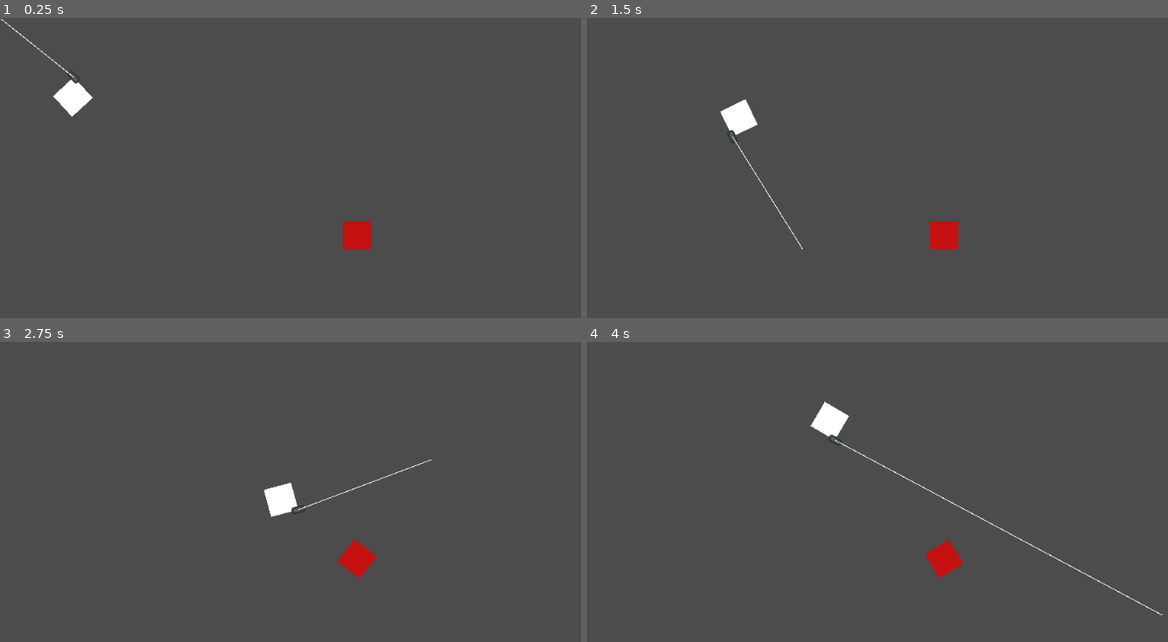
Above: before the commit, frames 1-4 (two rows, left to right).
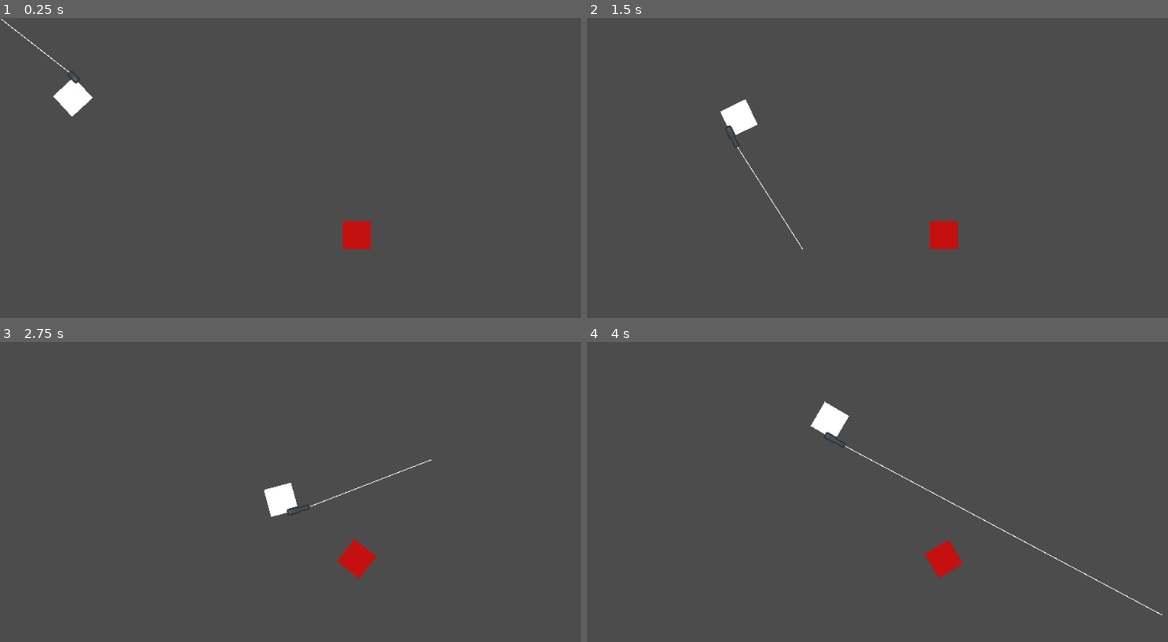
Above: after the commit, the same moments.

Repository: Eniiqz/CubeZ
Game: Godot game, scene res://World/World.tscn
Two runs of this game, one before a commit and one after it. Both use one fixed random seed, a clock stepped at 60 frames per second and the inputs below.
Inputs (mouse positions are in pixels of both pictures, inside the frame that each line leads up to):
- Up to frame 1 (0.25 s): no input
- Up to frame 2 (1.5 s): tap Enter at 0.5 s; move the mouse to (1104, 207) at 0.52 s; hold D (move_right) 0.53-1.28 s; tap 1 (weapon_slot_1) at 0.6 s; tap 2 (weapon_slot_2) at 0.8, 1.35 s; move the mouse to (801, 249) at 1.27 s; hold S (move_down) from 1.28 s (still down)
- Up to frame 3 (2.75 s): tap 1 (weapon_slot_1) at 1.55 s; move the mouse to (429, 459) at 2.02 s; release S (move_down) at 2.03 s; hold D (move_right) from 2.03 s (still down); hold Shift (move_sprint) from 2.03 s (still down); tap 2 (weapon_slot_2) at 2.3 s
- Up to frame 4 (4 s): move the mouse to (912, 636) at 2.77 s; release D (move_right) at 2.78 s; release Shift (move_sprint) at 2.78 s; hold W (move_up) 2.78-3.53 s; click (912, 636) at 2.85 s; tap 1 (weapon_slot_1) at 3.05, 3.6 s; move the mouse to (1162, 615) at 3.52 s; hold A (move_left) from 3.53 s (still down); tap 2 (weapon_slot_2) at 3.8 s

The runs differ from the first frame. In frame 1, less than 0.1% of the frame differs, in the area x 0-13%, y 1-21%; in frame 2, 0.1%; in frame 3, 0.1%; in frame 4, 0.2%, in the area x 40-96%, y 29-87%.

Commit message:
Added SMG, fixed line drawing, SMG does damage

Diff:
--- a/Player/Player.tscn
+++ b/Player/Player.tscn
@@ -24,13 +24,12 @@
 script = ExtResource( 3 )
 
 [node name="Pistol" parent="WeaponManager" instance=ExtResource( 2 )]
-position = Vector2( 20, 20 )
-z_index = 5
 default_ammo_in_mag = 8
 default_ammo_reserve = 80
 fire_rate = 500
 damage = 23
 max_range = 850
+reload_time = 2.4
 
 [node name="Sprite" parent="WeaponManager/Pistol" index="1"]
 texture = ExtResource( 4 )
@@ -39,6 +38,7 @@
 position = Vector2( 9.5, 0 )
 
 [node name="SMG" parent="WeaponManager" instance=ExtResource( 5 )]
+max_range = 900
 
 [node name="Reload" parent="WeaponManager/SMG" index="4"]
 one_shot = false
--- a/Weapons/SMG/SMG.tscn
+++ b/Weapons/SMG/SMG.tscn
@@ -13,3 +13,6 @@
 
 [node name="Sprite" parent="." index="1"]
 texture = ExtResource( 2 )
+
+[node name="WeaponEnd" parent="." index="2"]
+position = Vector2( 16.5, 0 )
--- a/Weapons/Weapon.gd
+++ b/Weapons/Weapon.gd
@@ -25,6 +25,7 @@
 export (bool) var can_shoot = false
 
 export (bool) var is_shotgun = false
+export (bool) var is_equipped = false
 
 signal weapon_ammo_changed(new_ammo_count)
 signal weapon_out_of_ammo
@@ -35,6 +36,7 @@
 	can_shoot = true
 	current_ammo_in_mag = default_ammo_in_mag
 	current_ammo_reserve = default_ammo_reserve
+	WeaponLine.set_point_position(0, WeaponEnd.position)
 	ReloadTimer.connect("timeout", self, "_finish_reload")
 
 
@@ -61,15 +63,6 @@
 		current_ammo_in_mag -= 1
 		print("CURRENT AMMO: ", current_ammo_in_mag, " ", current_ammo_reserve)
 		ShootCooldown.start(60/float(fire_rate))
-		var PlayerRaycast = get_parent().PlayerRaycast
-		PlayerRaycast.cast_to = Vector2(max_range, 0)
-		PlayerRaycast.enabled = true
-		PlayerRaycast.force_raycast_update()
-		if PlayerRaycast.is_colliding():
-			var collider = PlayerRaycast.get_collider()
-			if collider is KinematicBody2D and collider.is_in_group("Zombie"):
-				collider.health -= damage
-		PlayerRaycast.enabled = false
 		emit_signal("weapon_fired")
 		if current_ammo_in_mag == 0:
 			reload()
--- a/Weapons/Weapon.tscn
+++ b/Weapons/Weapon.tscn
@@ -3,6 +3,8 @@
 [ext_resource path="res://Weapons/Weapon.gd" type="Script" id=1]
 
 [node name="Weapon" type="Node2D"]
+position = Vector2( 20, 20 )
+z_index = 5
 script = ExtResource( 1 )
 
 [node name="ShootCooldown" type="Timer" parent="."]
--- a/Weapons/WeaponManager.gd
+++ b/Weapons/WeaponManager.gd
@@ -15,34 +15,41 @@
 		weapon.hide()
 	if not current_weapon:
 		switch_weapon($Pistol)
-		weapons[0] = $Pistol
-		weapons[1] = $SMG
 	current_weapon.show()
 	set_process_input(true)
-
-func reload():
-	pass
 
 
 func switch_weapon(weapon):
 	if weapon != current_weapon and current_weapon != null:
 		current_weapon.disconnect("weapon_fired", self, "send_signal_up")
 		current_weapon.hide()
+		current_weapon.is_equipped = false
 		weapon.show()
 		emit_signal("weapon_changed", weapon)
 		current_weapon = weapon
+		current_weapon.is_equipped = true
 	elif current_weapon == null:
 		current_weapon = weapon
+		current_weapon.is_equipped = true
 		current_weapon.show()
 		emit_signal("weapon_changed", current_weapon)
 	if not current_weapon.is_connected("weapon_fired", self, "send_signal_up"):
+		print(current_weapon)
 		current_weapon.connect("weapon_fired", self, "send_signal_up")
 
 func _shoot():
 		current_weapon.shoot()
 
 func send_signal_up():
-	print("weapon actually fired")
+	var PlayerRaycast = get_parent().PlayerRaycast
+	PlayerRaycast.cast_to = Vector2(current_weapon.max_range, 0)
+	PlayerRaycast.enabled = true
+	PlayerRaycast.force_raycast_update()
+	if PlayerRaycast.is_colliding():
+		var collider = PlayerRaycast.get_collider()
+		if collider is KinematicBody2D and collider.is_in_group("Zombie"):
+			collider.health -= current_weapon.damage
+	PlayerRaycast.enabled = false
 
 func _process(delta):
 	if current_weapon != null:
@@ -61,3 +68,5 @@
 			current_weapon.reload()
 		elif event.is_action_released("weapon_slot_1"):
 			switch_weapon(weapons[0])
+		elif event.is_action_released("weapon_slot_2"):
+			switch_weapon(weapons[1])
